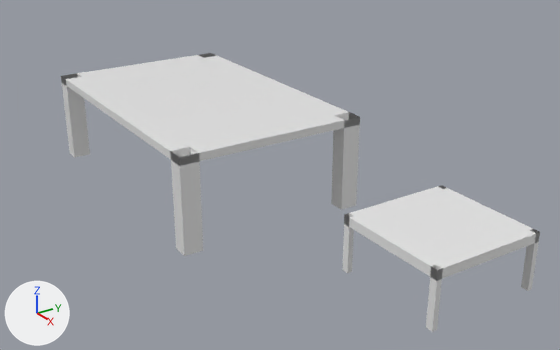
The Blender file untitled.blend as it was, and as the next commit left it.
Before and after are seen from a camera (50 mm lens) standing at (4.72, -4.91, 3.35) and looking at (-2.97, 0.13, -0.54). Arrows for +X, +Y and +Z are at lower left; the lights stay in place.

Names of what the first picture shows: 'Cube', 'Table'.
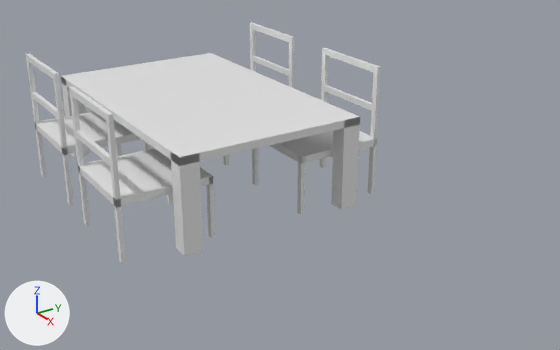
Commit message: Duplicate Chair

Boxes (x1, y1, x2, y2) around the edits, measured in the pictures (560 x 350 px):
'Cube', deleted: before (342, 185, 540, 332)
'Chair_02', added: after (69, 87, 215, 264)
'Chair_03', added: after (252, 48, 381, 215)
'Chair_01', added: after (26, 53, 151, 205)
'Chair_04', added: after (223, 23, 295, 166)
part 1 of me_cube, built on: after (61, 53, 360, 166)

Patch to the scene script:
```diff
--- a/untitled.blend.py
+++ b/untitled.blend.py
@@ me_cube @@
 # used by ob_table; location = (-4.93, 0.0, 0.0); scale = (2.06, 1.33, 0.0544)
-me_cube.from_pydata(...)  # 48 vertices, 46 faces; spans x -1.0..1.0, y -1.0..1.0, z -22.8..1.0
+me_cube.from_pydata(...)  # 64 vertices, 62 faces; spans x -1.0..1.0, y -1.0..1.0, z -22.8..1.0
+# me_cube part 1
+# 4 faces are deleted
+# 16 new vertices lie (0.0, 0.0, 2.0) away from vertices in x -1.0..1.0, y -1.0..1.0, z -1.0
+# 20 new faces join them
 me_cube.materials.append(mat_material)
@@ me_cube_004 @@
+me_cube_004.from_pydata(...)  # 96 vertices, 98 faces; spans x -1.0..1.0, y -1.0..1.0, z -11.0..26.0
@@ ob_cube @@
-ob_cube = bpy.data.objects.new('Cube', me_cube_002)
-ob_cube.location = (0.008, -0.008, 0.0)
-ob_cube.scale = (0.646, 0.646, 0.0513)
@@ ob_chair_04 @@
+ob_chair_04 = bpy.data.objects.new('Chair_04', me_cube_004)
+ob_chair_04.location = (-5.927, 1.272, -0.749)
+ob_chair_04.rotation_euler = (0.0, 0.0, -3.15)  # degrees (0, 0, -180)
+ob_chair_04.scale = (0.646, 0.646, 0.0513)
@@ ob_chair_03 @@
+ob_chair_03 = bpy.data.objects.new('Chair_03', me_cube_004.copy())
+ob_chair_03.location = (-3.814, 1.249, -0.749)
+ob_chair_03.rotation_euler = (0.0, 0.0, -3.15)  # degrees (0, 0, -180)
+ob_chair_03.scale = (0.646, 0.646, 0.0513)
@@ ob_chair_02 @@
+ob_chair_02 = bpy.data.objects.new('Chair_02', me_cube_004.copy())
+ob_chair_02.location = (-3.889, -1.345, -0.749)
+ob_chair_02.scale = (0.646, 0.646, 0.0513)
@@ ob_chair_01 @@
+ob_chair_01 = bpy.data.objects.new('Chair_01', me_cube_004.copy())
+ob_chair_01.location = (-5.874, -1.3, -0.749)
+ob_chair_01.scale = (0.646, 0.646, 0.0513)
```
